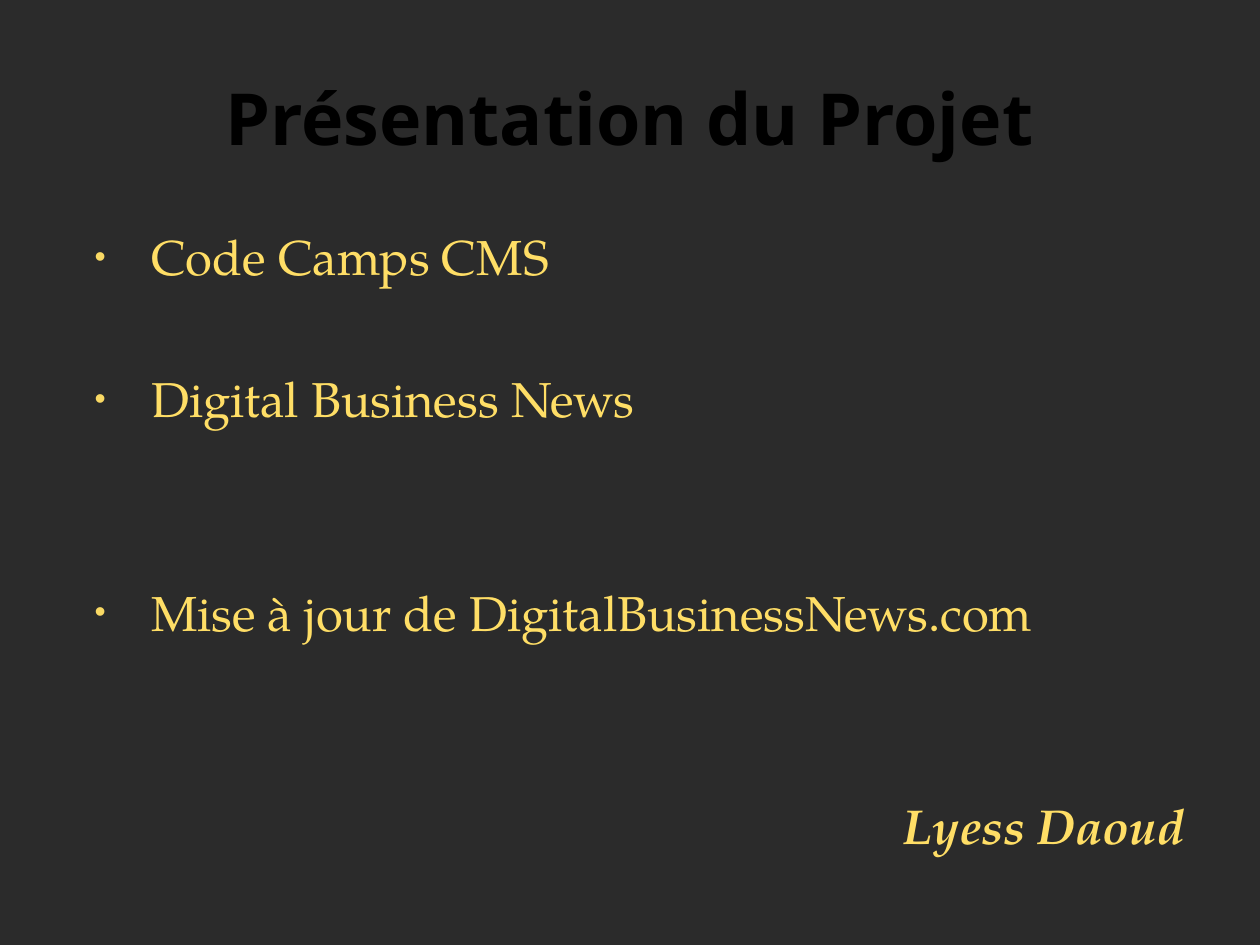
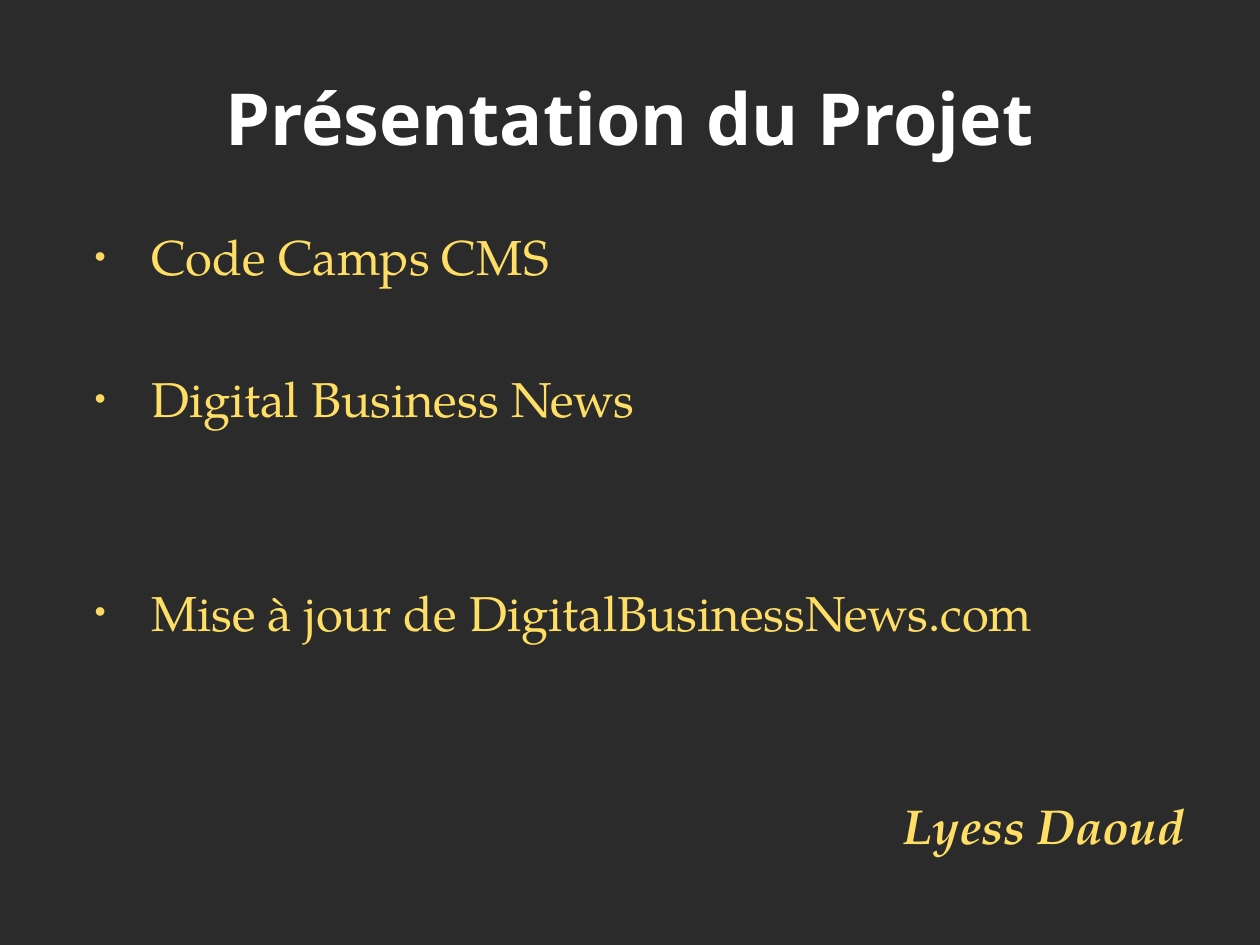
Before and after one commit to LamaDelRay/CodeCampCMS, a slide deck: slide 2 of Code Camp CMS.odp. Drawn at 1260x945 pixels with LibreOffice and Linux fonts; fonts in the diff are those of the drawing; background and template pictures are left out; a plain dark background stands for a picture behind light text. Boxes give left, top, right and bottom in pixels: in the first picture for what was removed or moved away, otherwise in the second. Text is boxed around its words. In the diff, an @@ line names an element or a change of style, - is before the commit and + after.

```diff
--- a/Code Camp CMS.odp
+++ b/Code Camp CMS.odp
@@ title "Présentation du Projet" at [225, 90, 1033, 163]: text colour #000000 to #FFFFFF @@
```
Also in this commit, not shown: 4 other slides changed.
